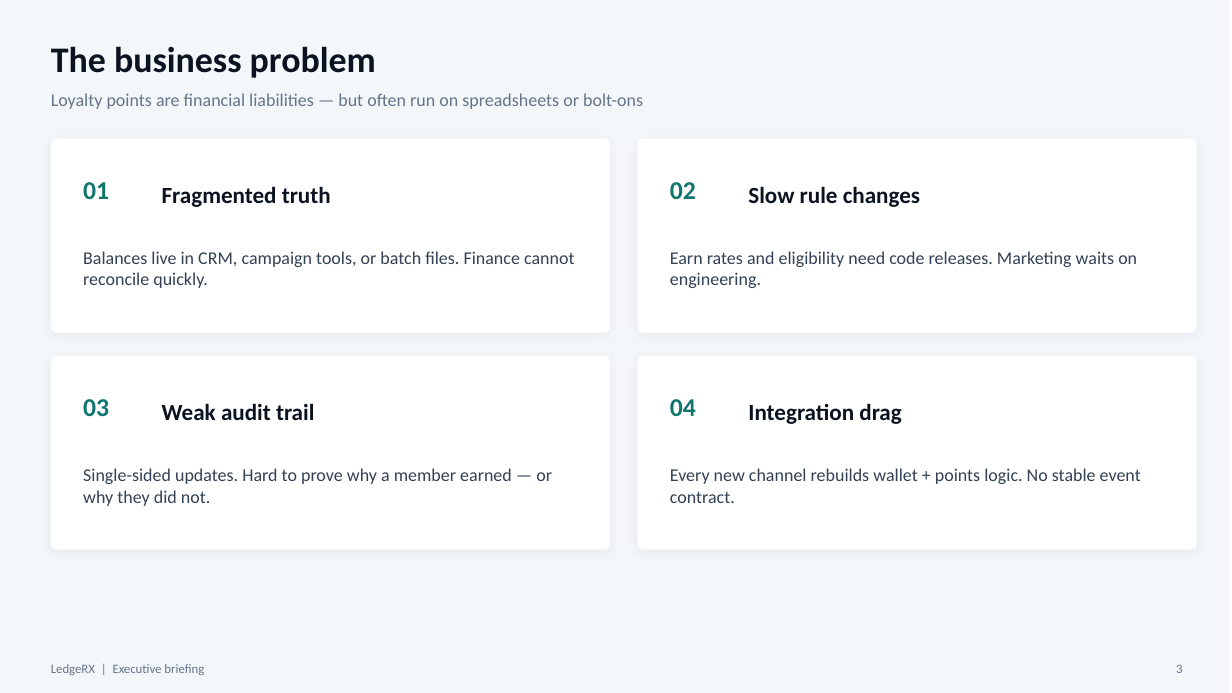
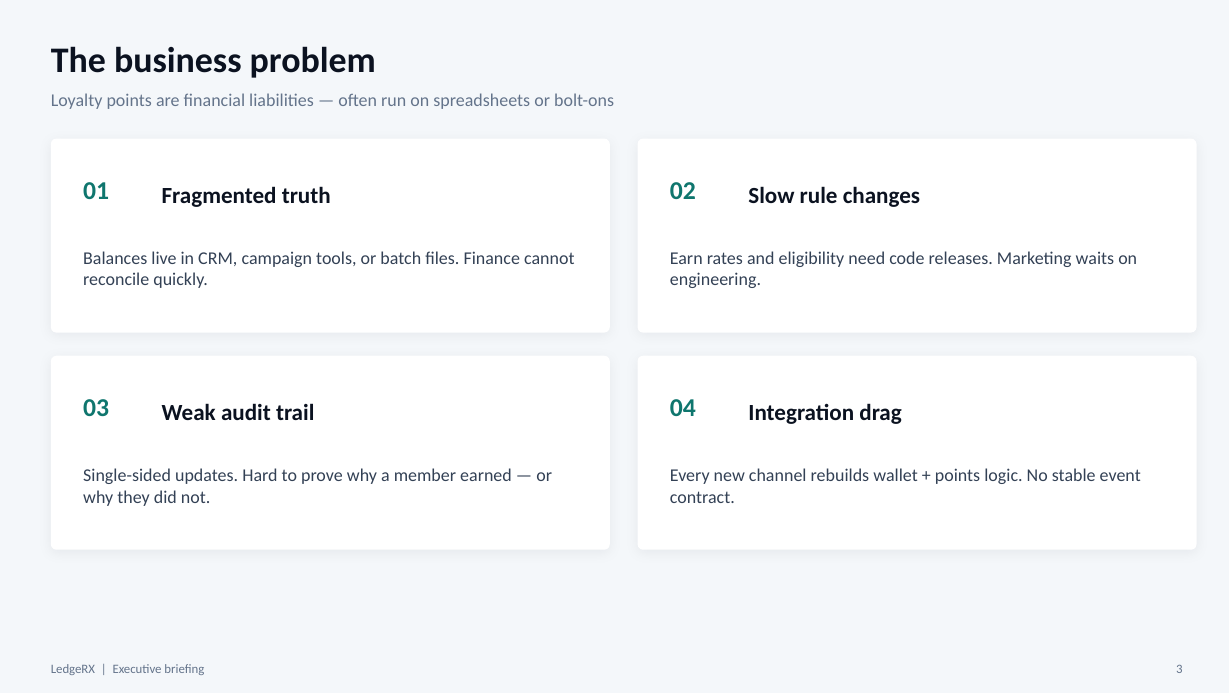
Before and after one commit to yky32/ledger-engine, a slide deck: slide 3 of docs/decks/LedgeRX-Executive-Briefing-v2.pptx. Drawn at 1232x693 pixels with LibreOffice and Linux fonts; fonts in the diff are those of the drawing. Boxes give left, top, right and bottom in pixels: in the first picture for what was removed or moved away, otherwise in the second. Text is boxed around its words. In the diff, an @@ line names an element or a change of style, - is before the commit and + after.

```diff
--- a/docs/decks/LedgeRX-Executive-Briefing-v2.pptx
+++ b/docs/decks/LedgeRX-Executive-Briefing-v2.pptx
@@ text at (51, 93, 614, 109): text changed @@
-Loyalty points are financial liabilities — but often run on spreadsheets or bolt-ons
+Loyalty points are financial liabilities — often run on spreadsheets or bolt-ons
```
Also in this commit, not shown: 8 other slides changed, 2 slides added, 1 other file.
